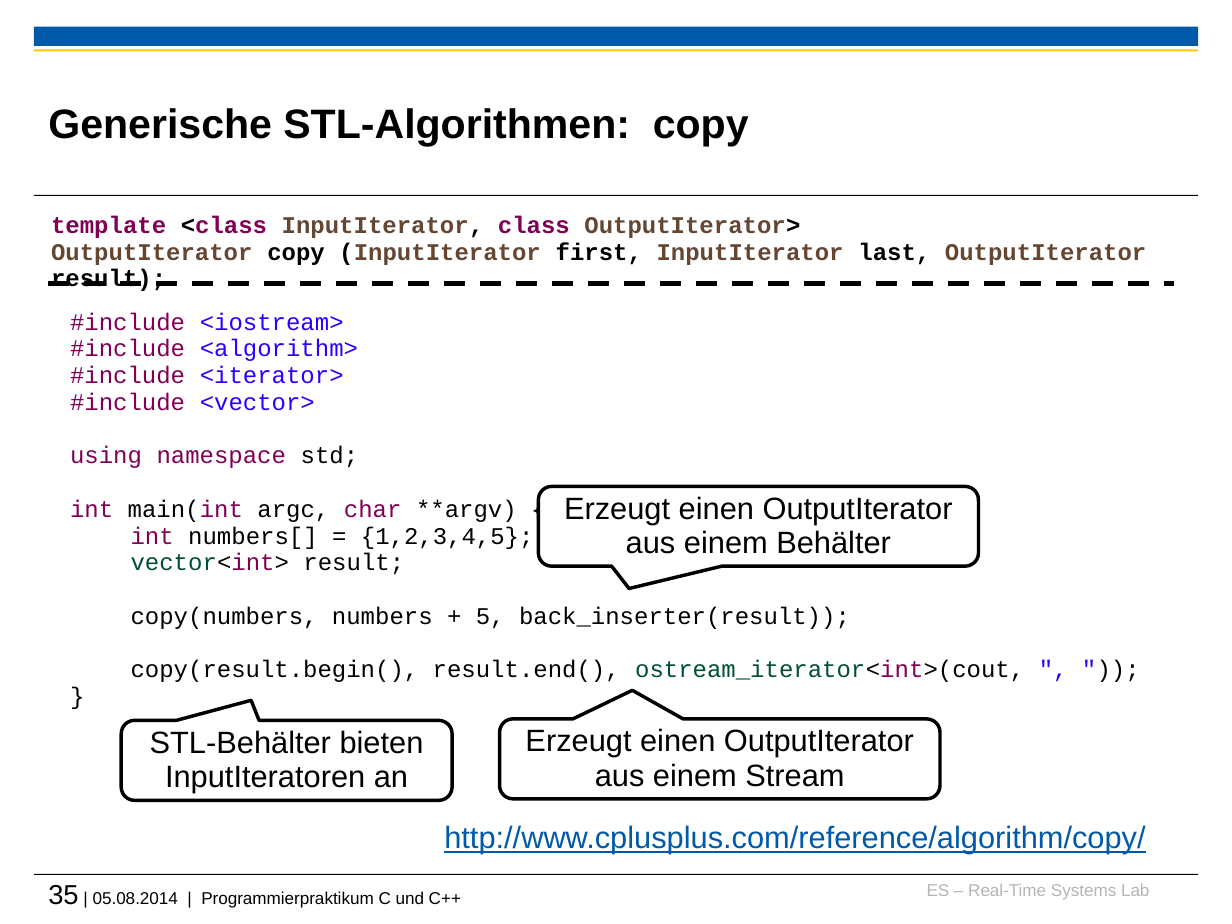
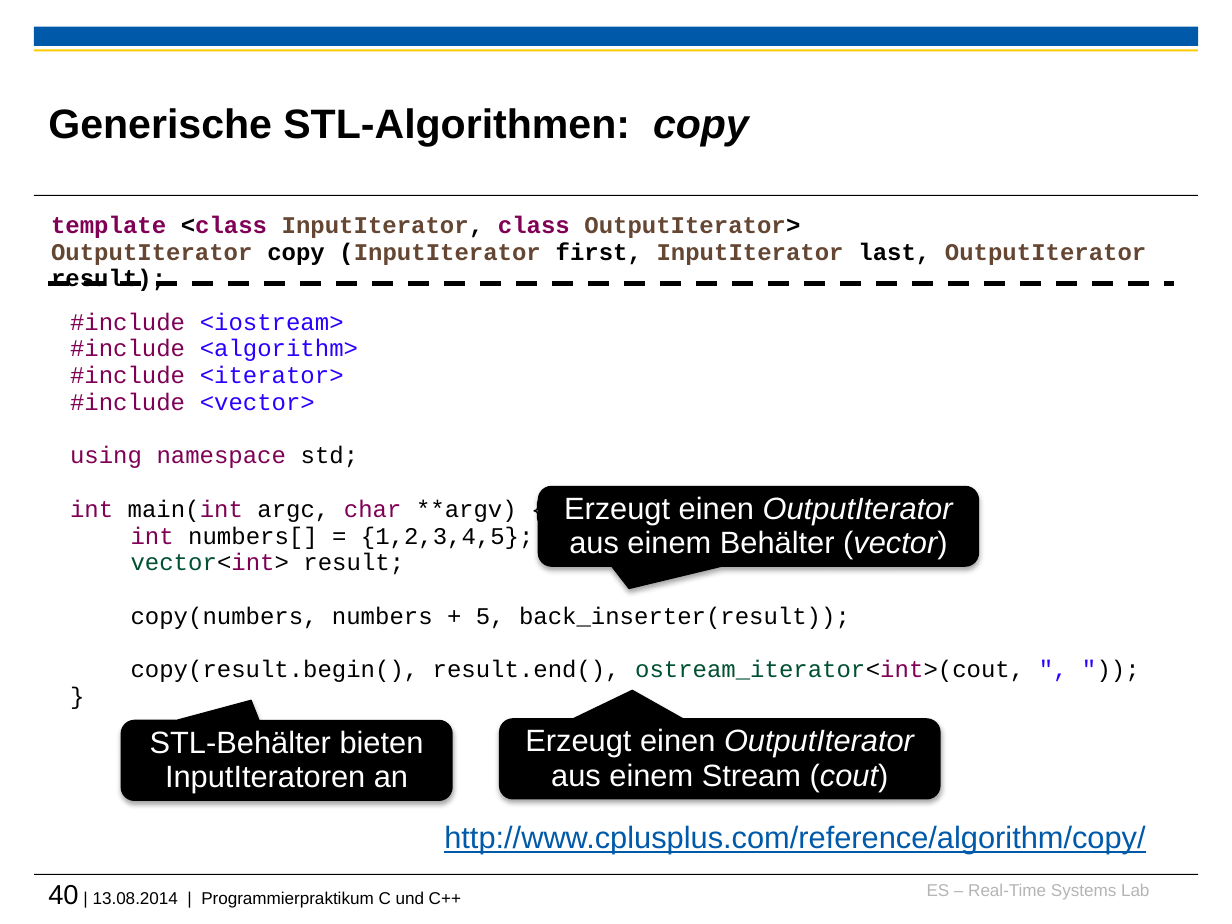
Before and after one commit to h82k/tud-cppp, a slide deck: slide 40 of Vorlesung/4 Fortgeschrittene Themen.pptx (slide 35 before the commit). Drawn at 1232x924 pixels with LibreOffice and Linux fonts; fonts in the diff are those of the drawing; background and template pictures are left out. Boxes give left, top, right and bottom in pixels: in the first picture for what was removed or moved away, otherwise in the second. Text is boxed around its words. In the diff, an @@ line names an element or a change of style, - is before the commit and + after.

Commit message:
Improving slides
 - use speech bubbles with black background
 - replace yellow with grey in highlightings

```diff
--- a/Vorlesung/4 Fortgeschrittene Themen.pptx
+++ b/Vorlesung/4 Fortgeschrittene Themen.pptx
@@ title "Generische STL-Algorithmen: copy" at (48, 108, 749, 147): italic on in "copy" @@
@@ rounded speech box "Erzeugt einen OutputIterator aus einem ..." at (538, 487, 978, 567): fill #FFFFFF to #000000; outline #000000 2 pt to #000000 0.75 pt; shadow on @@
@@ text in rounded speech box at (564, 496, 953, 559): text changed; text colour #000000 to #FFFFFF @@
-Erzeugt einen OutputIterator aus einem Behälter
+Erzeugt einen OutputIterator aus einem Behälter (vector)
@@ rounded speech box "Erzeugt einen OutputIterator aus einem ..." at (500, 719, 940, 800): fill #FFFFFF to #000000; outline #000000 2 pt to #000000 0.75 pt; shadow on @@
@@ rounded speech box "STL-Behälter bieten InputIteratoren an" at (121, 721, 452, 801): text colour #000000 to #FFFFFF; fill #FFFFFF to #000000; outline #000000 2 pt to #000000 0.75 pt; shadow on @@
@@ text in rounded speech box at (525, 728, 914, 791): text changed; text colour #000000 to #FFFFFF @@
-Erzeugt einen OutputIterator aus einem Stream
+Erzeugt einen OutputIterator aus einem Stream (cout)
@@ text at (48, 885, 461, 908): text changed @@
-35 | 05.08.2014 | Programmierpraktikum C und C++
+40 | 13.08.2014 | Programmierpraktikum C und C++
```
Also in this commit, not shown: 33 other slides changed, 12 slides added, 4 other files.
